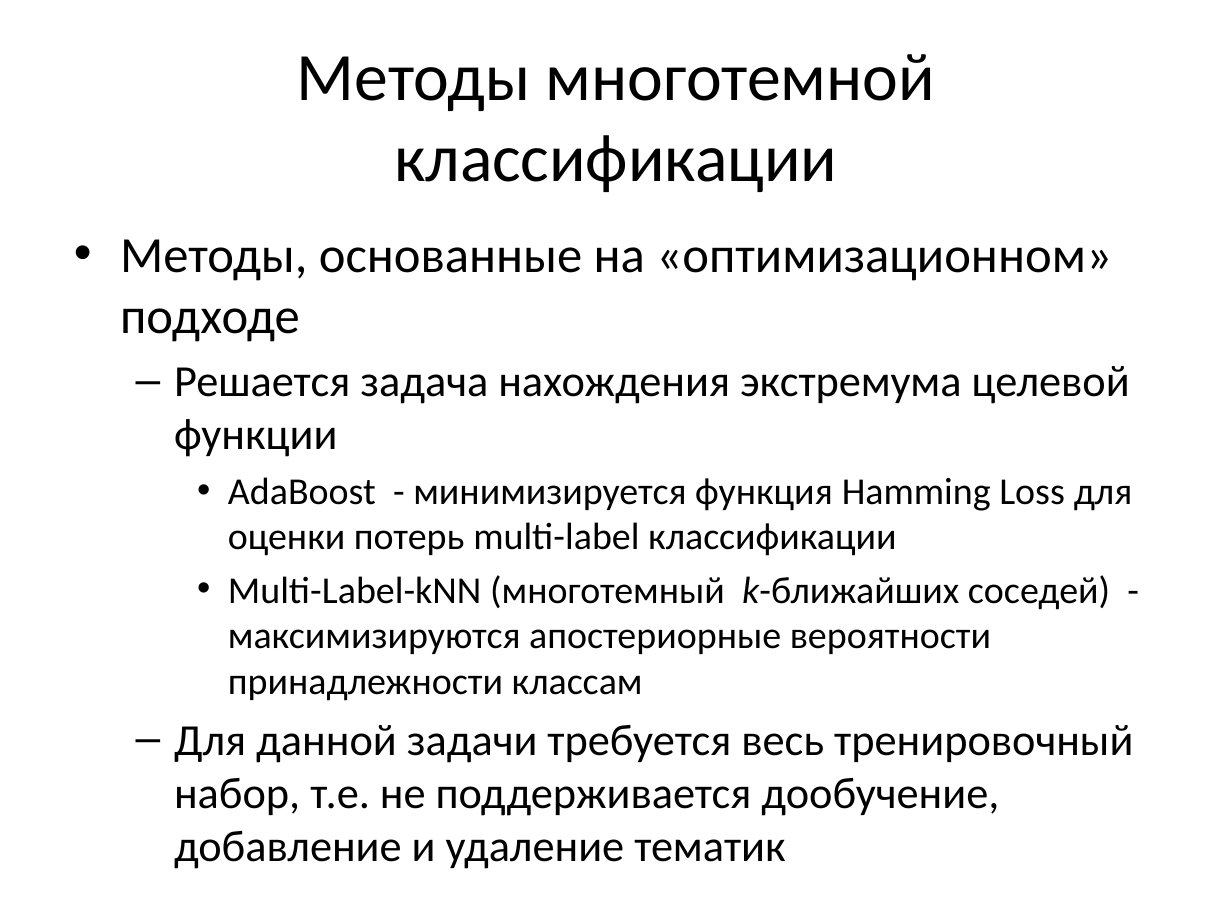
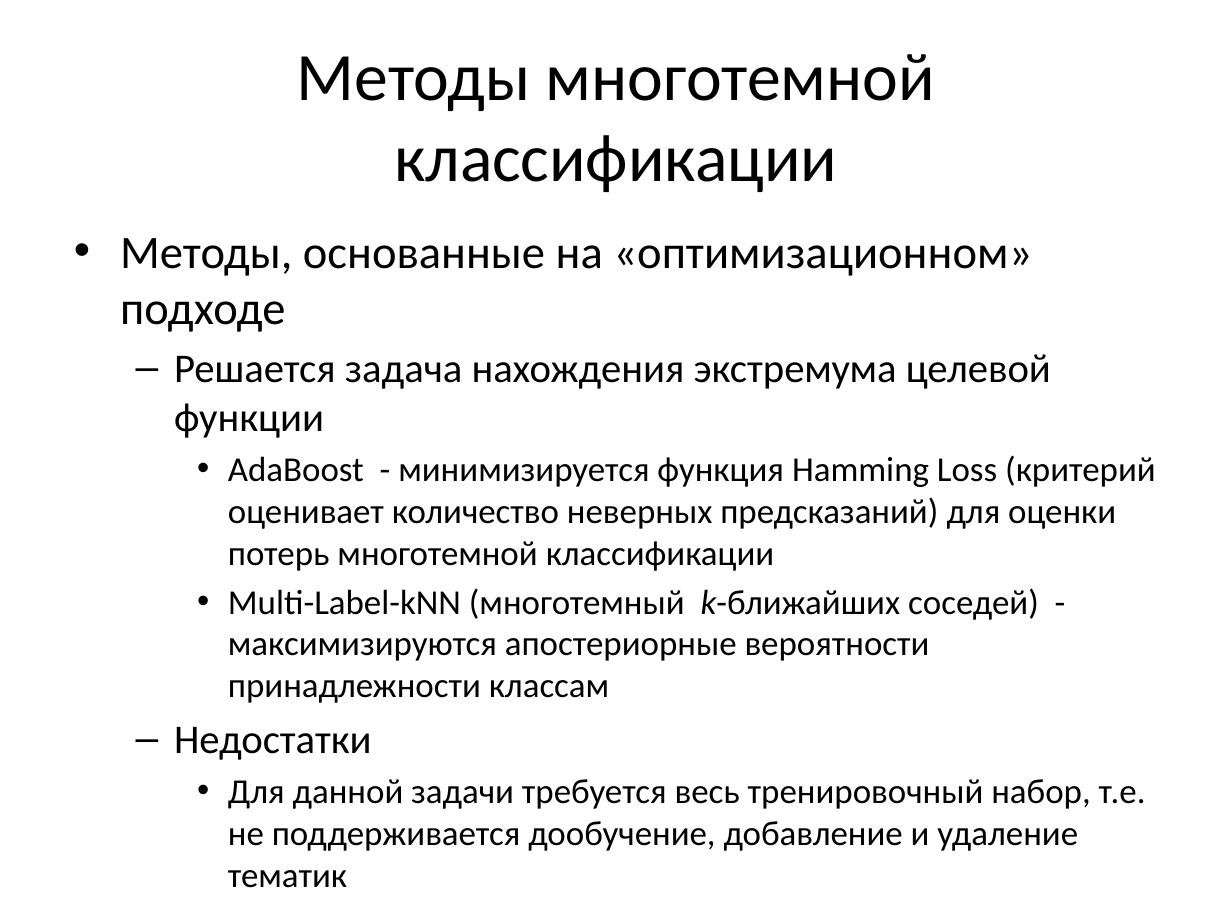
Before and after one commit to Oksert/Diplom_text, a slide deck: slide 9 of Треско_презентация.pptx. Drawn at 1232x924 pixels with LibreOffice and Linux fonts; fonts in the diff are those of the drawing. Boxes give left, top, right and bottom in pixels: in the first picture for what was removed or moved away, otherwise in the second. Text is boxed around its words. In the diff, an @@ line names an element or a change of style, - is before the commit and + after.

```diff
--- a/Треско_презентация.pptx
+++ b/Треско_презентация.pptx
@@ text at bbox=[120, 238, 1146, 888]: size 29.6 to 27.2 pt in "Методы, основанные на «оптимизационном» подходе"; size 25.9 to 23.8 pt in "Решается задача нахождения экстремума целевой функции"; size 22.2 to 20.4 pt in "Multi-Label-kNN (многотемный k-ближайших соседей) - максимиз ..."; size 25.9 to 20.4 pt in "Для данной задачи требуется весь тренировочный набор, ..."; bullet – to •; list level 2 to 3 in "Для данной задачи требуется весь ..." @@
@@ text at bbox=[228, 455, 1156, 571]: text changed; size 22.2 to 20.4 pt @@
-    • AdaBoost - минимизируется функция Hamming Loss для оценки потерь multi-label классификации
+    • AdaBoost - минимизируется функция Hamming Loss (критерий оценивает количество неверных предсказаний) для оценки потерь многотемной классификации
@@ text at bbox=[174, 727, 372, 760]: paragraph added @@
+  – Недостатки
```
Also in this commit, not shown: 10 other slides changed, 1 slide added, 9 other files.
